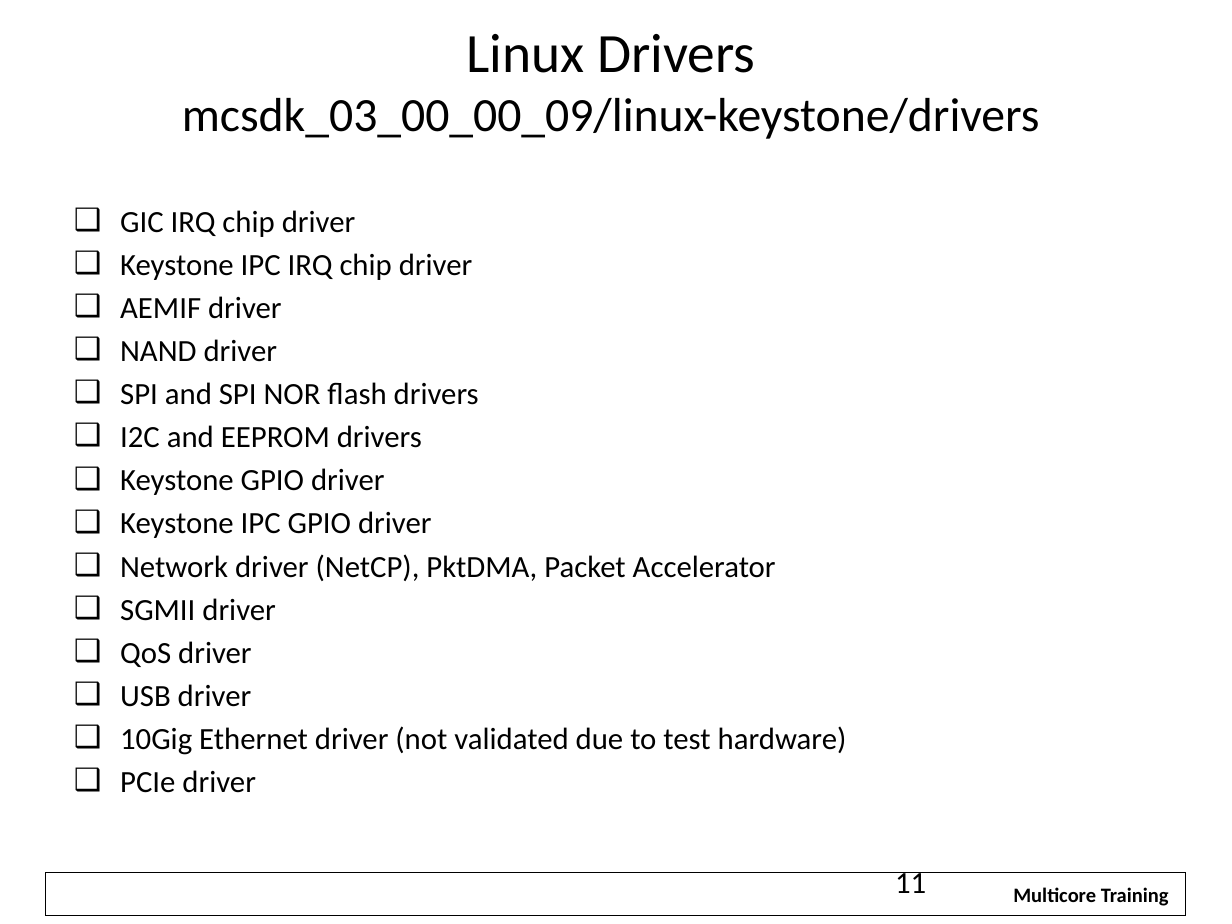
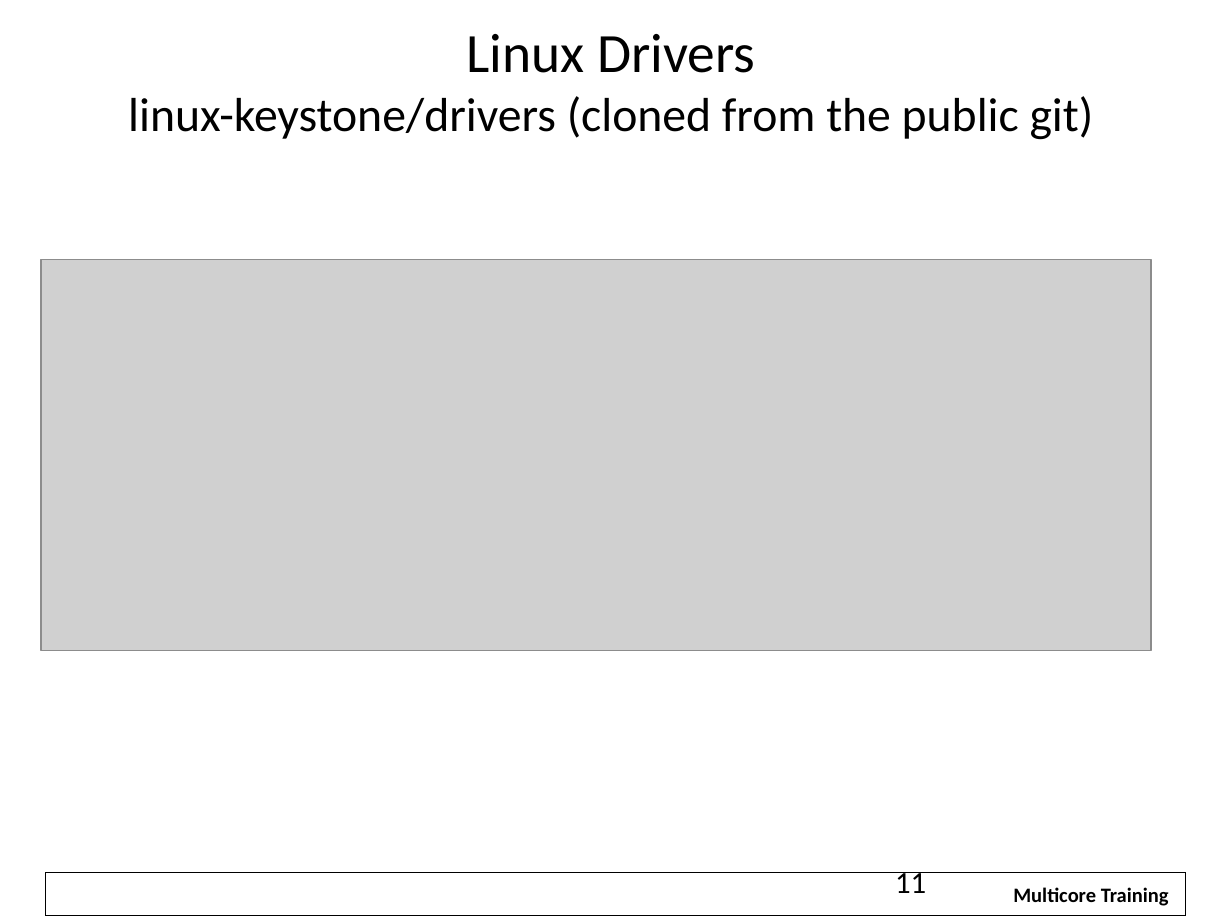
Before and after one commit to hari1989/keystone-workshop, a slide deck: slide 11 of preliminary/Working/presentations/KeyStoneArmDspWorkingTogether.pptx. Drawn at 1232x924 pixels with LibreOffice and Linux fonts; fonts in the diff are those of the drawing; grey boxes stand for pictures; background and template pictures are left out. Boxes give left, top, right and bottom in pixels: in the first picture for what was removed or moved away, otherwise in the second. Text is boxed around its words. In the diff, an @@ line names an element or a change of style, - is before the commit and + after.

```diff
--- a/preliminary/Working/presentations/KeyStoneArmDspWorkingTogether.pptx
+++ b/preliminary/Working/presentations/KeyStoneArmDspWorkingTogether.pptx
@@ title at (128,34,1094,140): text changed @@
-Linux Drivers
-mcsdk_03_00_00_09/linux-keystone/drivers
+Linux Drivers
+linux-keystone/drivers (cloned from the public git)
@@ text removed at (120,210,847,793) @@
-❑ GIC IRQ chip driver
-❑ Keystone IPC IRQ chip driver
-❑ AEMIF driver
-❑ NAND driver
-❑ SPI and SPI NOR flash drivers
-❑ I2C and EEPROM drivers
-❑ Keystone GPIO driver
-❑ Keystone IPC GPIO driver
-❑ Network driver (NetCP), PktDMA, Packet Accelerator
-❑ SGMII driver
-❑ QoS driver
-❑ USB driver
-❑ 10Gig Ethernet driver (not validated due to test hardware)
-❑ PCIe driver
@@ picture added at (41,259,1151,650) @@
```
Also in this commit, not shown: 20 other slides changed, 8 slides added, 2 slides removed.
